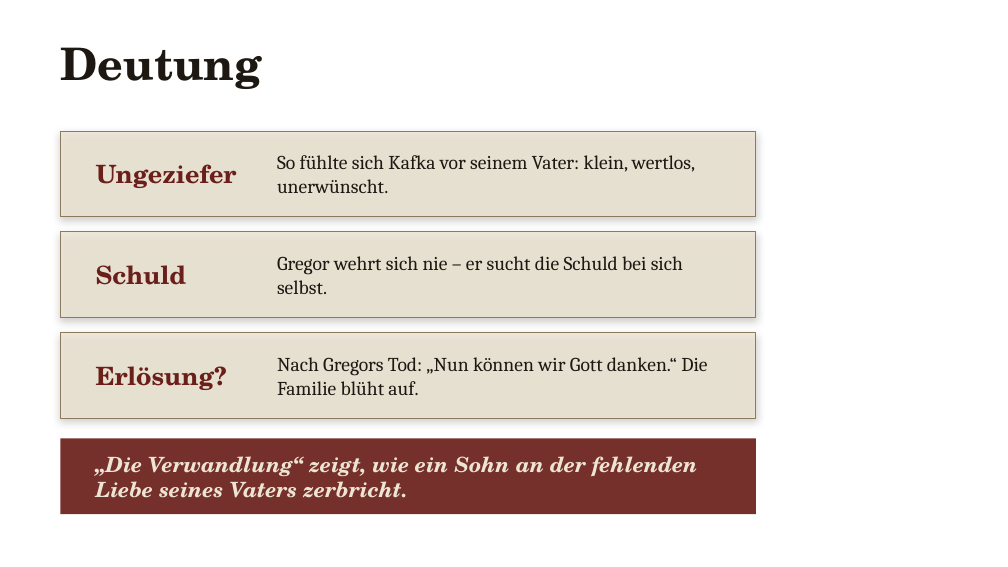
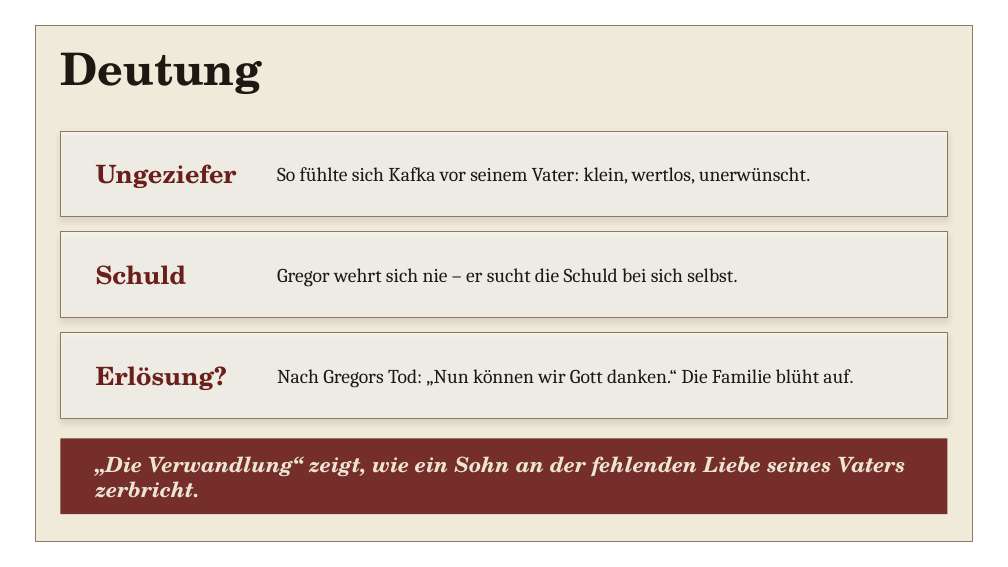
Before and after one commit to Julian-1709/-pr-sentation, a slide deck: slide 6 of Vater-Sohn-Beziehung.pptx. Drawn at 1008x567 pixels with LibreOffice and Linux fonts; fonts in the diff are those of the drawing; background and template pictures are left out. Boxes give left, top, right and bottom in pixels: in the first picture for what was removed or moved away, otherwise in the second. Text is boxed around its words. In the diff, an @@ line names an element or a change of style, - is before the commit and + after.

```diff
--- a/Vater-Sohn-Beziehung.pptx
+++ b/Vater-Sohn-Beziehung.pptx
@@ rectangle added at [35,25,973,541], fill #EDE5D3 at 80% opacity, outline #8C7A5E 0.75 pt @@
@@ title "Deutung": place and size @@
-title "Deutung" at [60,47,262,89]
+title "Deutung" at [60,52,262,94]
@@ rectangle: place and size @@
-rectangle at [60,131,756,217]
+rectangle at [60,131,948,217]
@@ text "So fühlte sich Kafka vor ..." rewrapped from [277,155,695,193] to [277,167,810,184] @@
@@ rectangle: place and size @@
-rectangle at [60,232,756,318]
+rectangle at [60,232,948,318]
@@ text "Gregor wehrt sich nie – ..." rewrapped from [277,256,683,294] to [277,268,737,287] @@
@@ fill #EDE5D3 at 78% opacity to #FFFFFF at 55% opacity; shadow changed in 3 elements at [60,131,948,217], [60,232,948,318], [60,333,948,418] @@
@@ rectangle: place and size @@
-rectangle at [60,333,756,418]
+rectangle at [60,333,948,418]
@@ text "Nach Gregors Tod: „Nun können ..." rewrapped from [277,357,707,395] to [277,369,853,388] @@
@@ rectangle: place and size @@
-rectangle at [60,438,756,514]
+rectangle at [60,438,948,514]
@@ text "„Die Verwandlung“ zeigt, wie ein ..." rewrapped from [96,456,698,498] to [96,456,906,498] @@
```
Also in this commit, not shown: 5 other slides changed, 9 other files.
